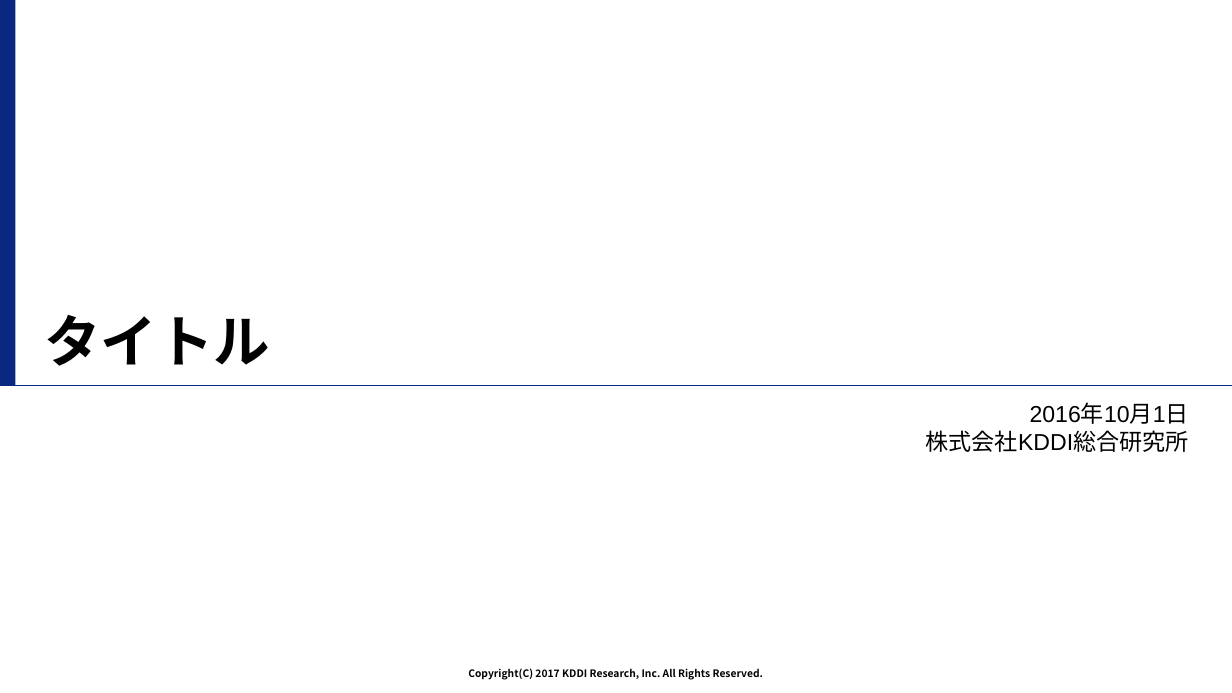
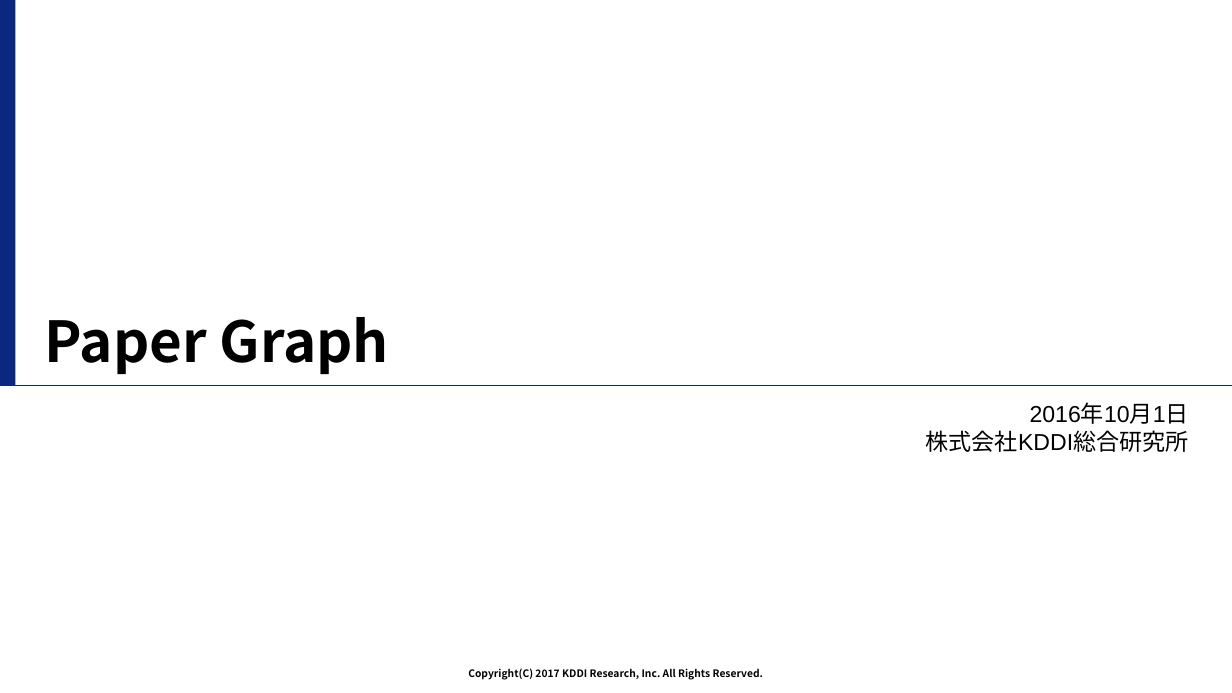
Before and after one commit to tilmitt11191/paper_graph, a slide deck: slide 1 of overview.pptx. Drawn at 1232x693 pixels with LibreOffice and Linux fonts; fonts in the diff are those of the drawing; background and template pictures are left out. Boxes give left, top, right and bottom in pixels: in the first picture for what was removed or moved away, otherwise in the second. Text is boxed around its words. In the diff, an @@ line names an element or a change of style, - is before the commit and + after.

```diff
--- a/overview.pptx
+++ b/overview.pptx
@@ title at [44, 317, 389, 374]: text changed @@
-タイトル
+Paper Graph
```
Also in this commit, not shown: 9 slides added, 1 slide removed.
